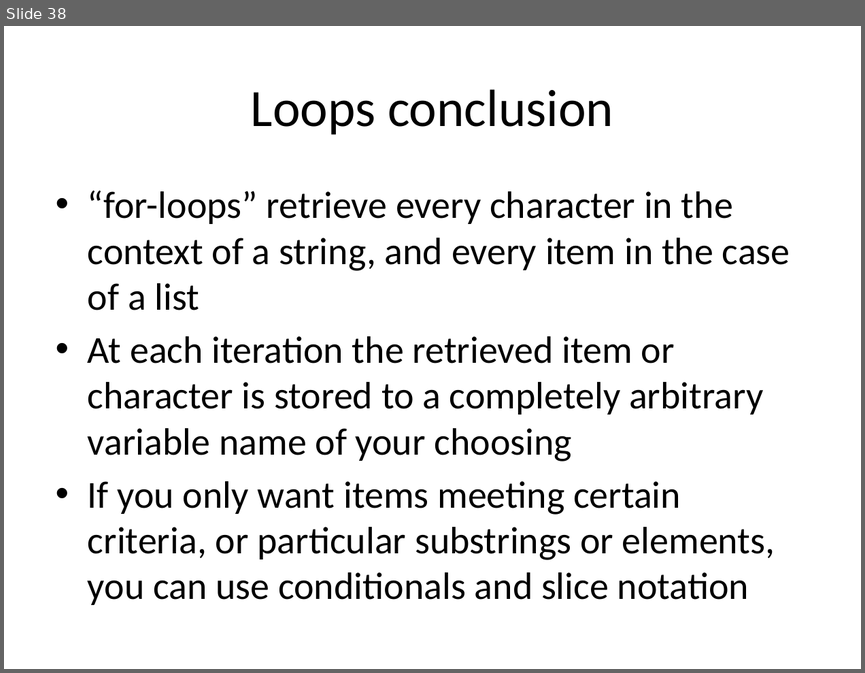
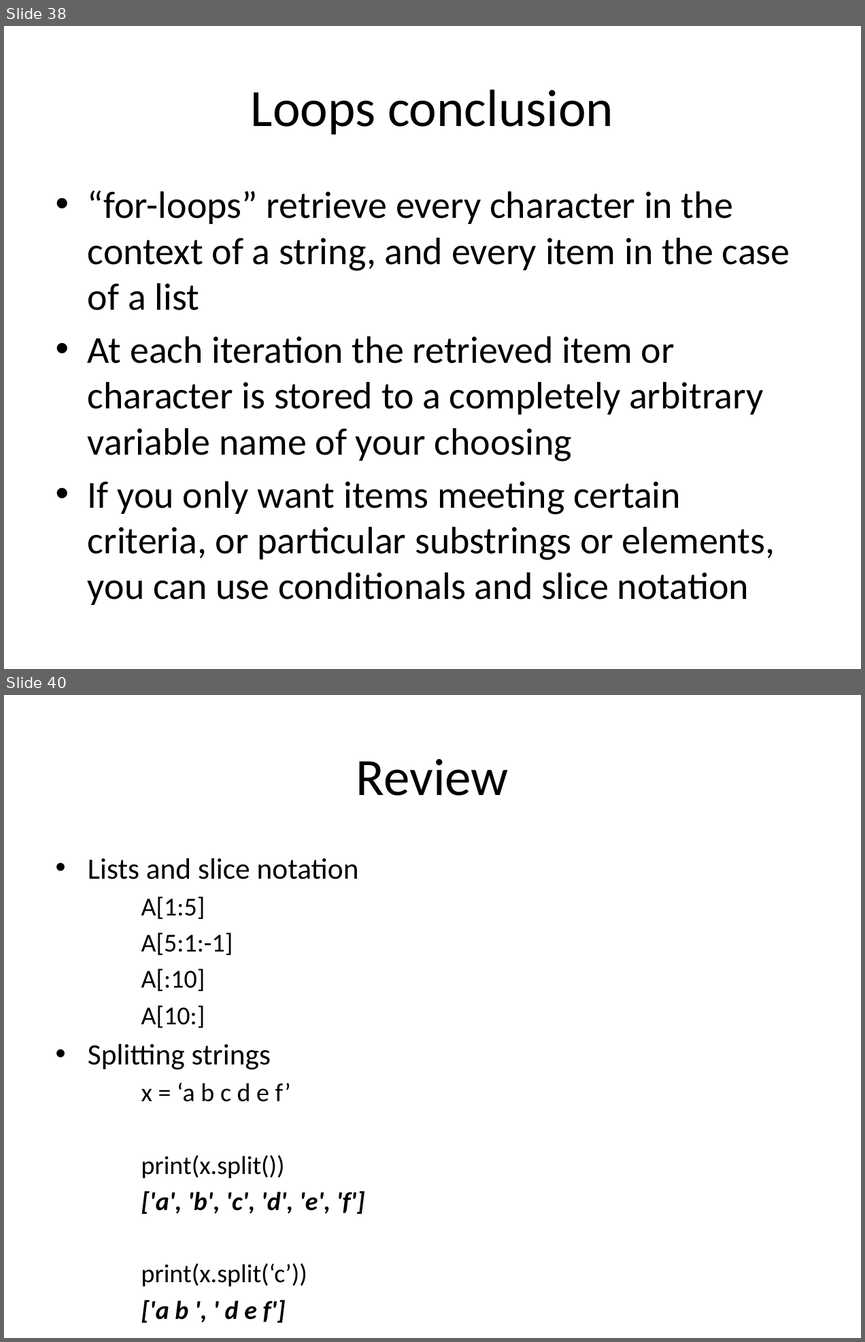
Before and after one commit to GSBS-Bootstrappers/bootstrappers-courses, a slide deck: python1/Python_I/Python I.pptx. Shown one above the other, each under a label of ours: slide 38 before the commit, slides 38 and 40 after it; the slides between them are not shown. The pictures are 865x673 and 865x1342 pixels, drawn with LibreOffice and Linux fonts; fonts in the diff are those of the drawing. Boxes give left, top, right and bottom in pixels: in the first picture for what was removed or moved away, otherwise in the second. Text is boxed around its words. In the diff, an @@ line names an element or a change of style, - is before the commit and + after.

```diff
--- a/python1/Python_I/Python I.pptx
+++ b/python1/Python_I/Python I.pptx
@@ slide 40 added at (4, 695, 861, 1338), background #FFFFFF @@
@@ title added at (356, 759, 509, 796), 44 pt, text #000000 @@
+Review
@@ text added at (88, 858, 365, 1323), 21.7 pt, text #000000 @@
+• Lists and slice notation
+  A[1:5]
+  A[5:1:-1]
+  A[:10]
+  A[10:]
+• Splitting strings
+  x = ‘a b c d e f’
+  print(x.split())
+  ['a', 'b', 'c', 'd', 'e', 'f']
+  print(x.split(‘c’))
+  ['a b ', ' d e f']
```
Also in this commit, not shown: 8 other slides added, 1 other file.
